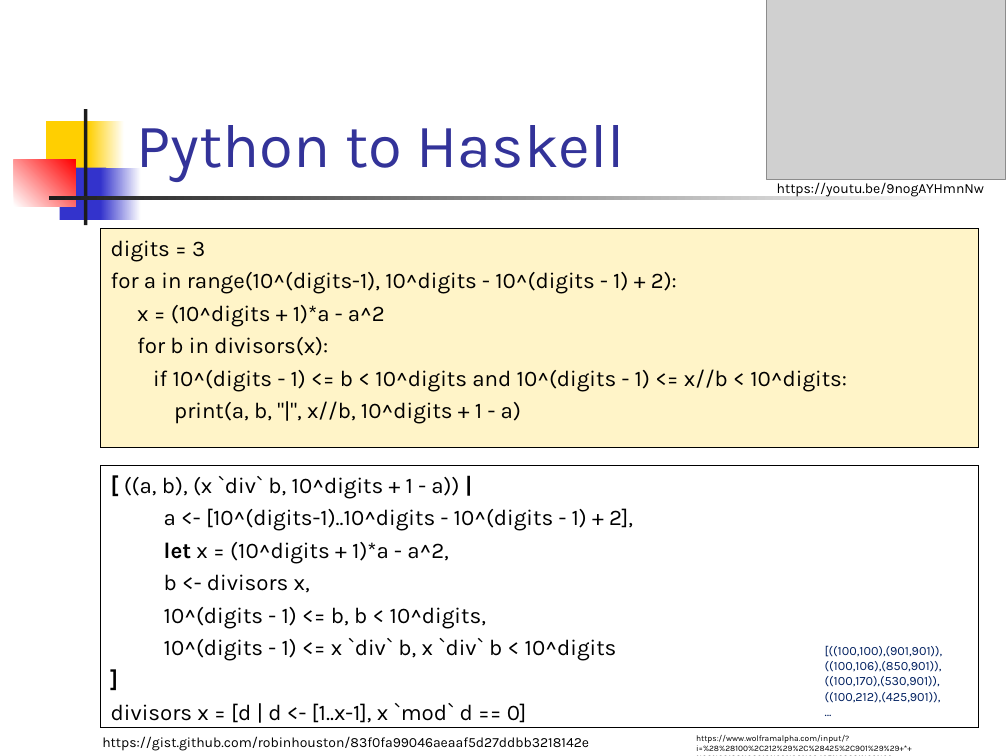
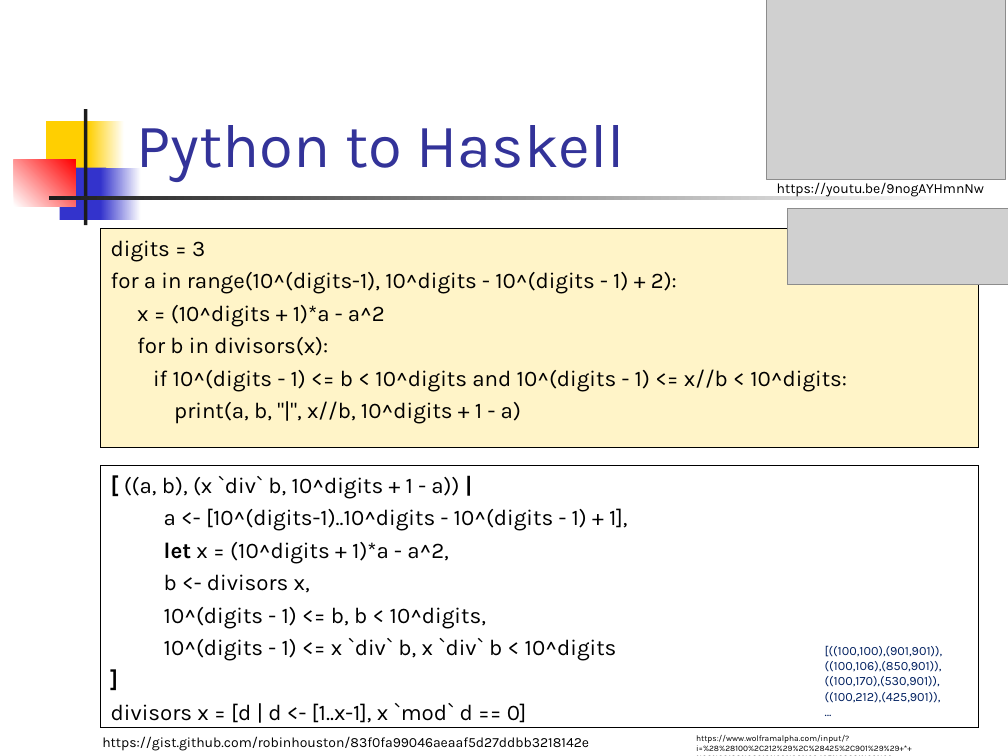
Before and after one commit to paradigmy/Prednasky, a slide deck: slide 9 of 07/funkcionalne2.ppt. Drawn at 1008x756 pixels with LibreOffice and Linux fonts; fonts in the diff are those of the drawing; grey boxes stand for pictures. Boxes give left, top, right and bottom in pixels: in the first picture for what was removed or moved away, otherwise in the second. Text is boxed around its words. In the diff, an @@ line names an element or a change of style, - is before the commit and + after.

```diff
--- a/07/funkcionalne2.ppt
+++ b/07/funkcionalne2.ppt
@@ picture added at [787, 209, 1008, 285] @@
@@ text in rectangle at [164, 508, 627, 531]: text changed @@
-a <- [10^(digits-1)..10^digits - 10^(digits - 1) + 2],
+a <- [10^(digits-1)..10^digits - 10^(digits - 1) + 1],
```
Also in this commit, not shown: 1 other slide changed, 1 slide removed, 4 other files.
